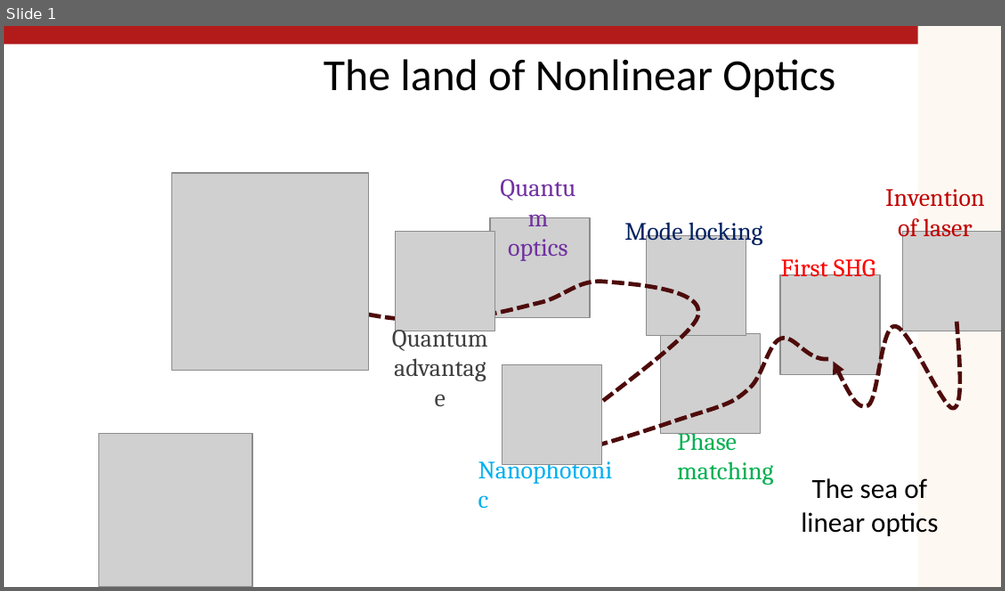
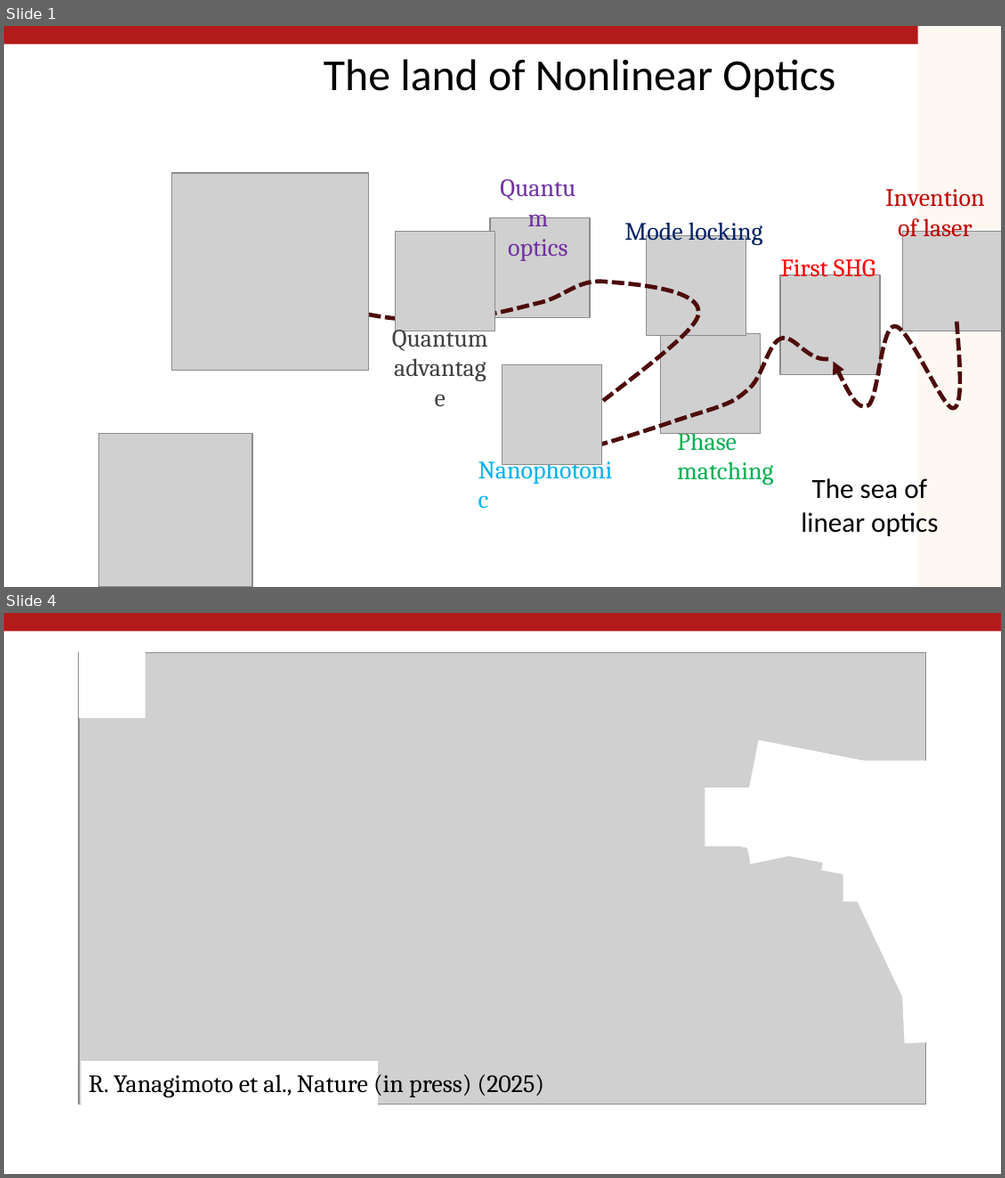
Before and after one commit to yanagimotor/yanagimotor.github.io, a slide deck: files/island.pptx. Shown one above the other, each under a label of ours: slide 1 before the commit, slides 1 and 4 after it; the slides between them are not shown. The pictures are 1005x591 and 1005x1178 pixels, drawn with LibreOffice and Linux fonts; fonts in the diff are those of the drawing; grey boxes stand for pictures; background and template pictures are left out. Boxes give left, top, right and bottom in pixels: in the first picture for what was removed or moved away, otherwise in the second. Text is boxed around its words. In the diff, an @@ line names an element or a change of style, - is before the commit and + after.

```diff
--- a/files/island.pptx
+++ b/files/island.pptx
@@ slide 4 added at [4,613,1001,1174], background #FFFFFF; not listed: 1 template element that a slide beside it also shows @@
@@ picture added at [79,653,926,1104] @@
@@ rectangle added at [79,648,146,719], fill #FFFFFF @@
@@ rectangle added at [737,740,898,873], fill #FFFFFF @@
@@ rectangle added at [821,764,981,897], fill #FFFFFF @@
@@ rectangle added at [843,761,951,902], fill #FFFFFF @@
@@ rectangle added at [704,788,846,847], fill #FFFFFF @@
@@ rectangle added at [738,778,890,865], fill #FFFFFF @@
@@ rectangle added at [847,834,1001,1008], fill #FFFFFF @@
@@ rectangle added at [898,898,1001,1044], fill #FFFFFF @@
@@ rectangle added at [81,1061,378,1131], fill #FFFFFF @@
@@ text added at [89,1069,545,1097], 18 pt, text #000000 @@
+R. Yanagimoto et al., Nature (in press) (2025)
```
Also in this commit, not shown: 2 other slides added, 3 other files.
